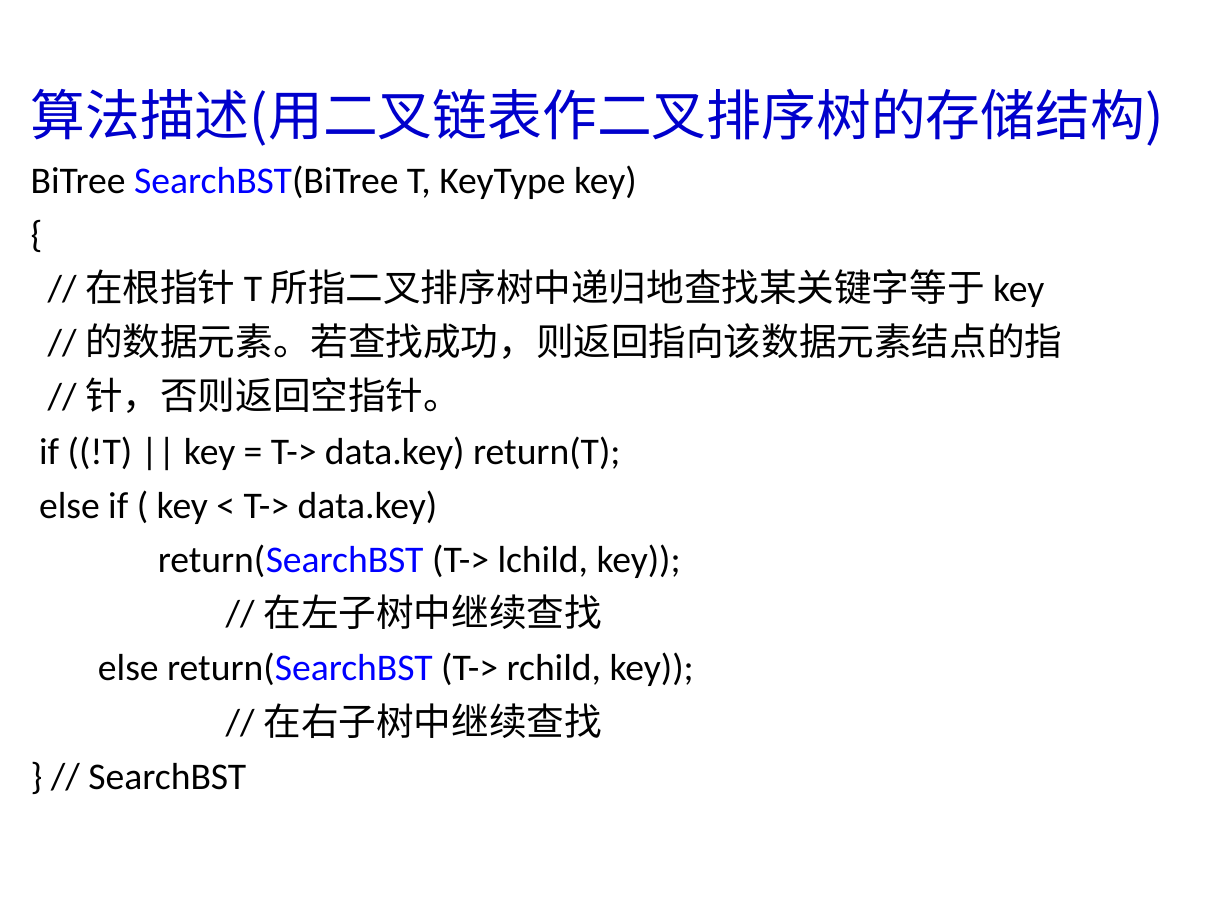
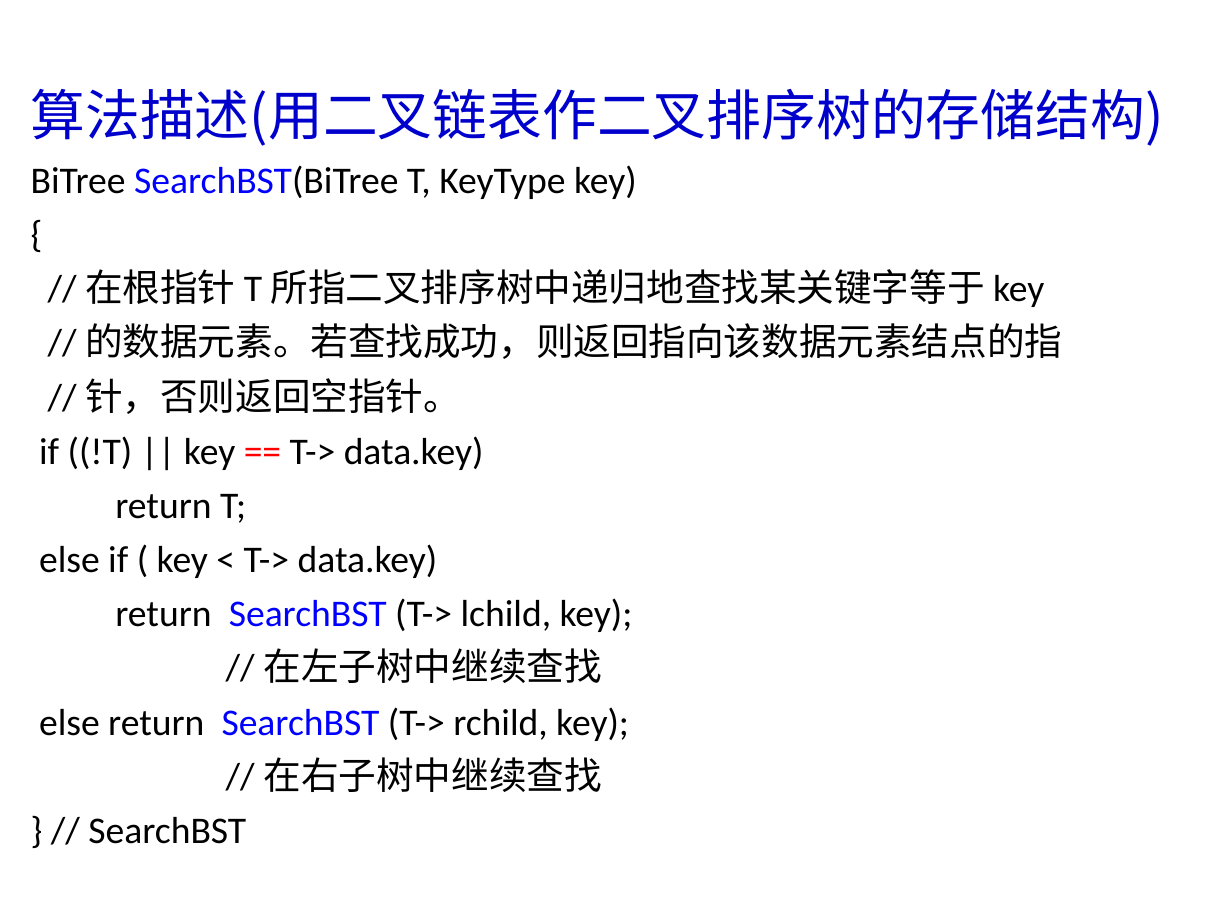
Before and after one commit to Gempittance/Data_Structur_Build, a slide deck: slide 22 of 数据结构PPT/ds9.pptx. Drawn at 1232x924 pixels with LibreOffice and Linux fonts; fonts in the diff are those of the drawing. Boxes give left, top, right and bottom in pixels: in the first picture for what was removed or moved away, otherwise in the second. Text is boxed around its words. In the diff, an @@ line names an element or a change of style, - is before the commit and + after.

```diff
--- a/数据结构PPT/ds9.pptx
+++ b/数据结构PPT/ds9.pptx
@@ text at (39, 378, 633, 741): text changed @@
-// 针，否则返回空指针。
-if ((!T) || key = T-> data.key) return(T);
-else if ( key < T-> data.key)
-return(SearchBST (T-> lchild, key));
-// 在左子树中继续查找
-else return(SearchBST (T-> rchild, key));
+// 针，否则返回空指针。
+if ((!T) || key == T-> data.key)
+return T;
+else if ( key < T-> data.key)
+return SearchBST (T-> lchild, key);
+// 在左子树中继续查找
+else return SearchBST (T-> rchild, key);
```
Also in this commit, not shown: 19 other slides changed, 5 slides added.
